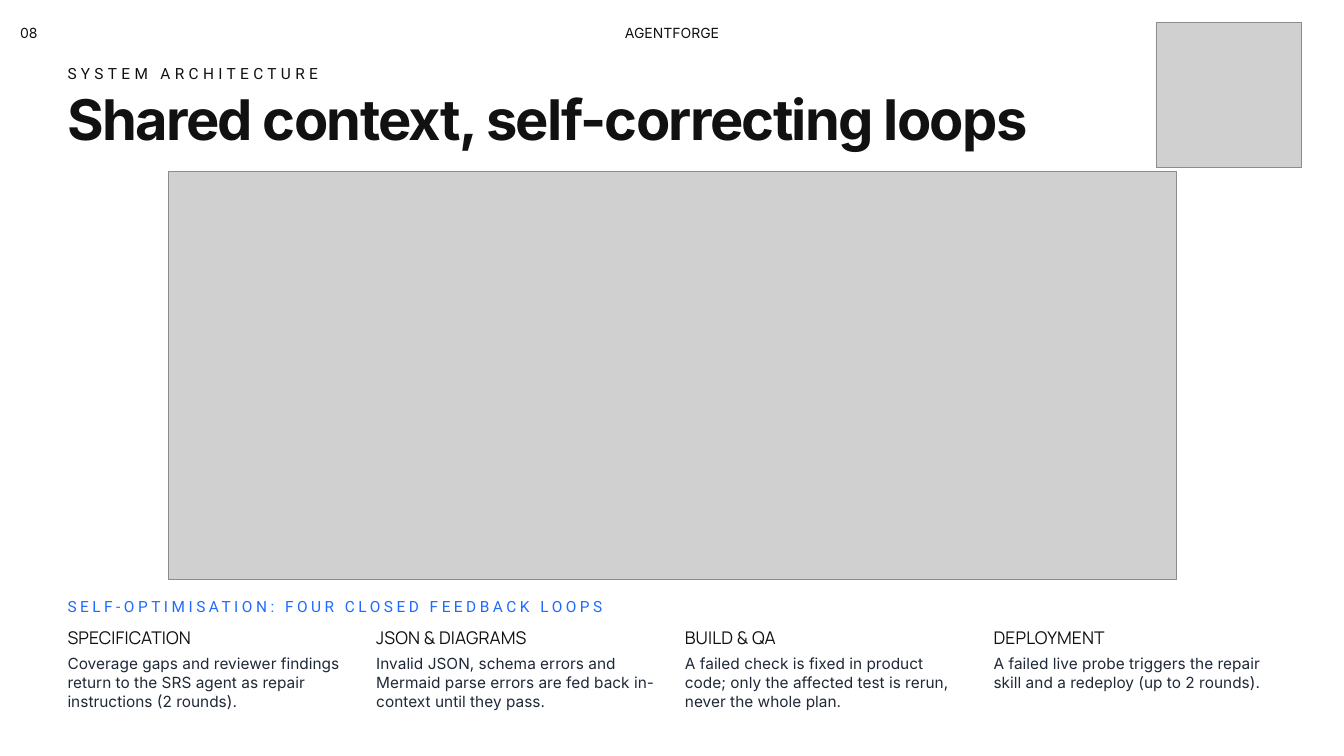
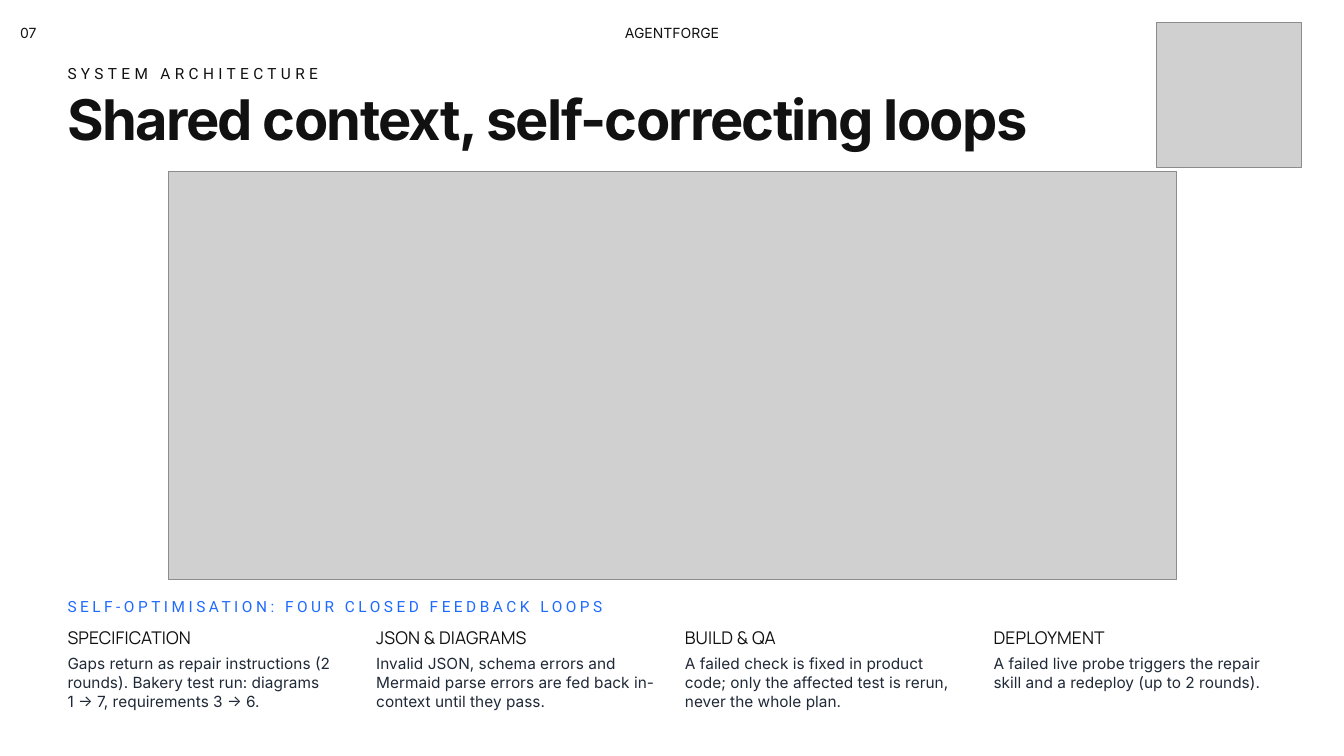
Before and after one commit to Ravindu200232/agentforge-studio, a slide deck: slide 7 of docs/presentation/AgentForge-PP2.pptx (slide 8 before the commit). Drawn at 1344x756 pixels with LibreOffice and Linux fonts; fonts in the diff are those of the drawing; grey boxes stand for pictures; background and template pictures are left out. Boxes give left, top, right and bottom in pixels: in the first picture for what was removed or moved away, otherwise in the second. Text is boxed around its words. In the diff, an @@ line names an element or a change of style, - is before the commit and + after.

```diff
--- a/docs/presentation/AgentForge-PP2.pptx
+++ b/docs/presentation/AgentForge-PP2.pptx
@@ text at box(20, 27, 36, 38): text changed @@
-08
+07
@@ text at box(68, 656, 330, 710): text changed @@
-Coverage gaps and reviewer findings return to the SRS agent as repair instructions (2 rounds).
+Gaps return as repair instructions (2 rounds). Bakery test run: diagrams 1 → 7, requirements 3 → 6.
```
Also in this commit, not shown: 23 other slides changed, 2 slides removed.
